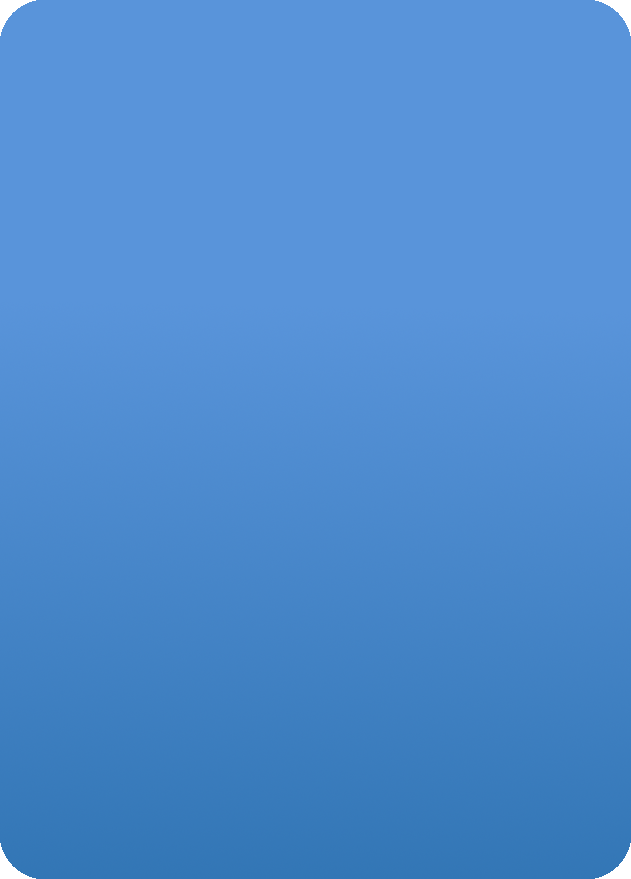
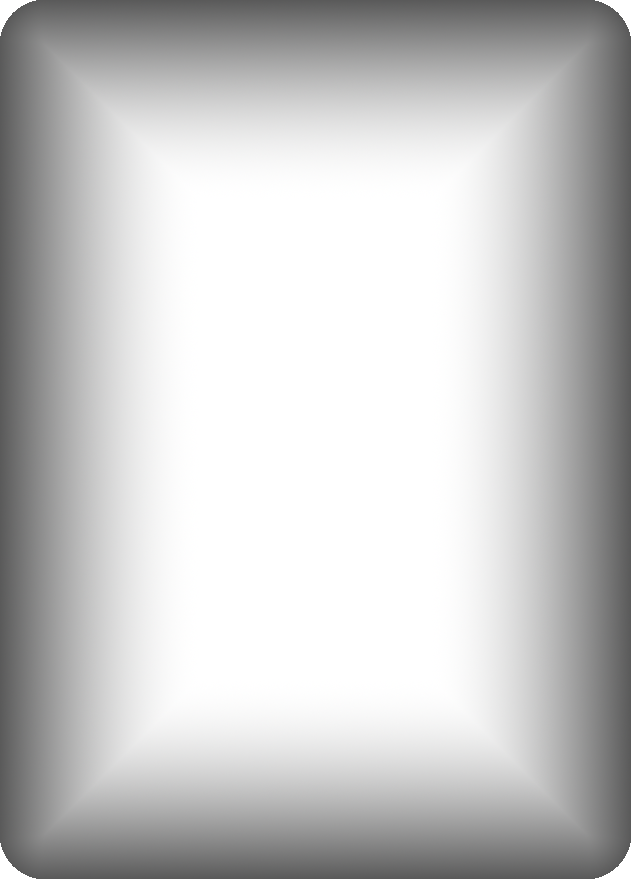
Revision of a layered 631x879 image; what changed, layer by layer:
painted on "Layer" over <box>0,0,631,879</box>
